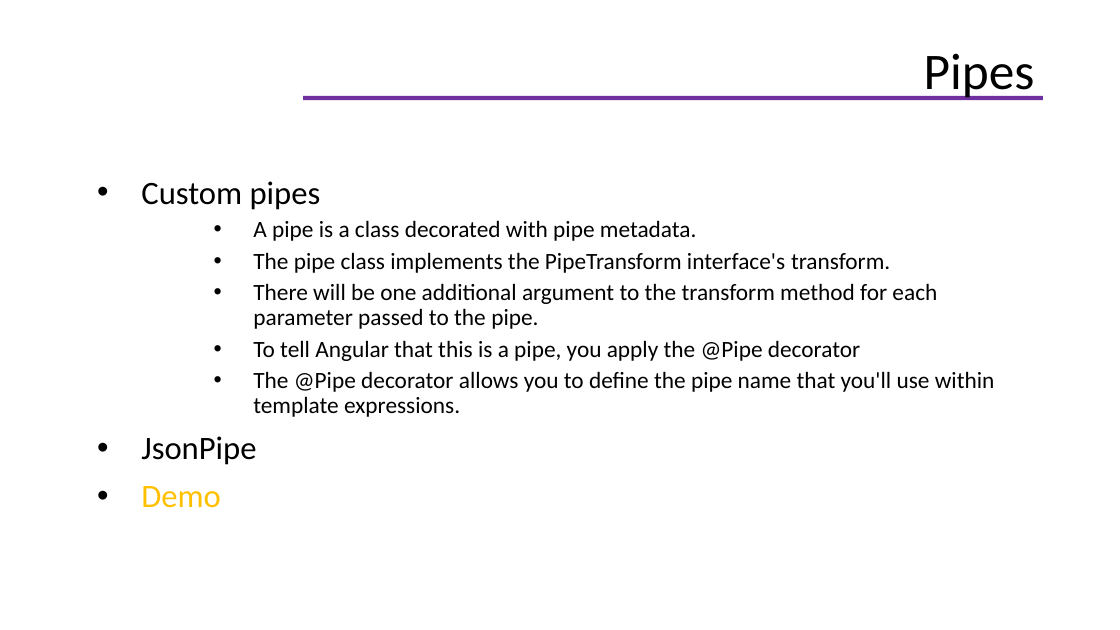
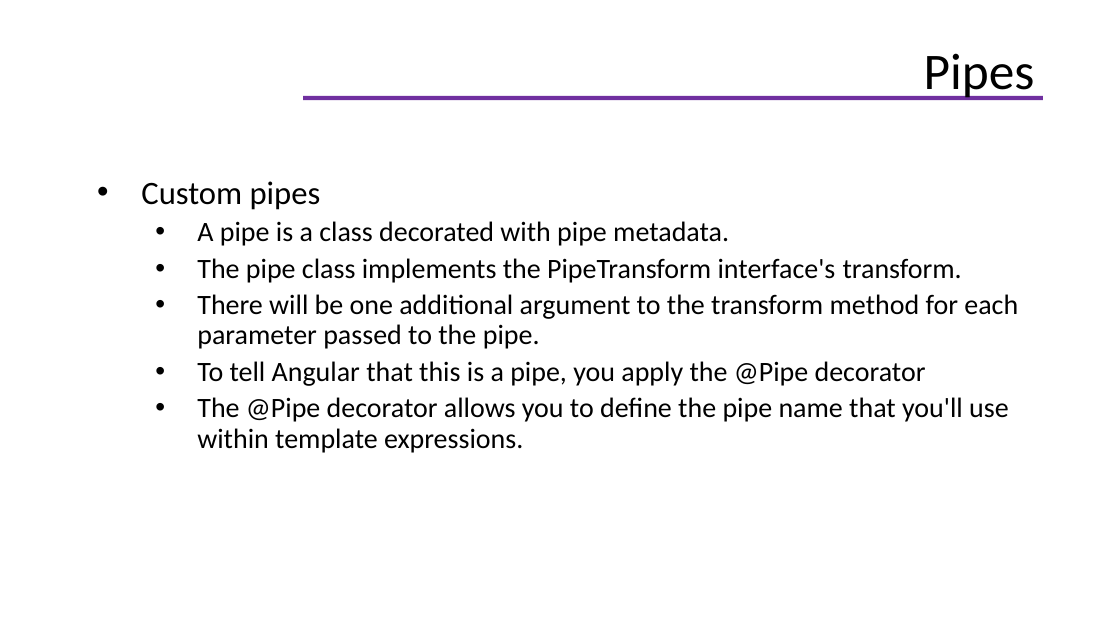
Before and after one commit to helenhash/angular-training, a slide deck: slide 64 of docs/Angular Training.pptx. Drawn at 1120x630 pixels with LibreOffice and Linux fonts; fonts in the diff are those of the drawing; background and template pictures are left out. Boxes give left, top, right and bottom in pixels: in the first picture for what was removed or moved away, otherwise in the second. Text is boxed around its words. In the diff, an @@ line names an element or a change of style, - is before the commit and + after.

Commit message:
update demo form

```diff
--- a/docs/Angular Training.pptx
+++ b/docs/Angular Training.pptx
@@ text at bbox=[197, 221, 1018, 453]: size 15 to 18 pt; list level 3 to 2 in "A pipe is a class ..."; list level 3 to 2 in "The pipe class implements the ..."; list level 3 to 2 in "There will be one additional ..."; list level 3 to 2 in "To tell Angular that this ..."; list level 3 to 2 in "The @Pipe decorator allows you ..." @@
@@ text at bbox=[141, 436, 256, 508]: paragraphs removed @@
-• JsonPipe
-• Demo
```
Also in this commit, not shown: 6 other slides changed, 12 other files.
